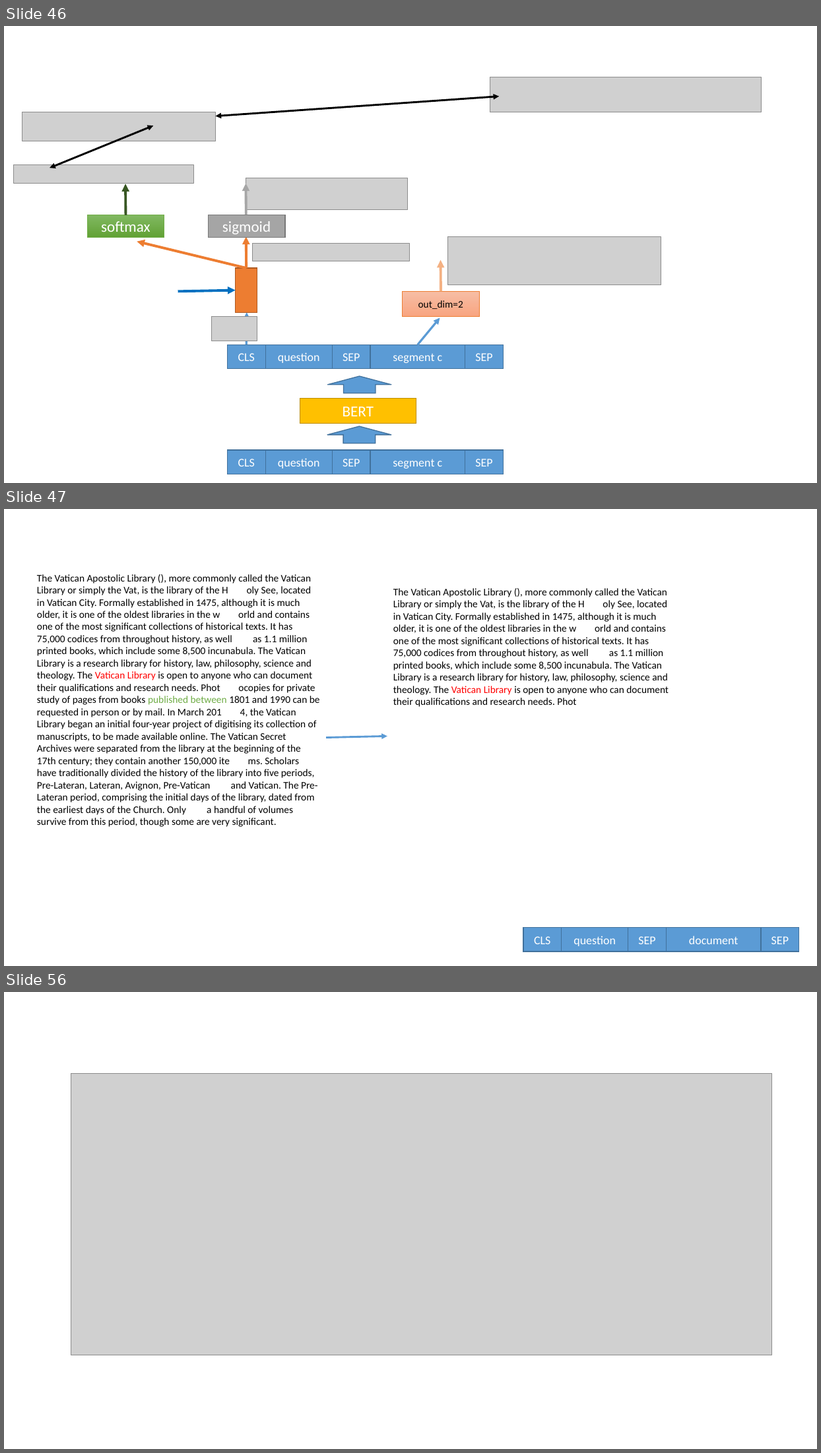
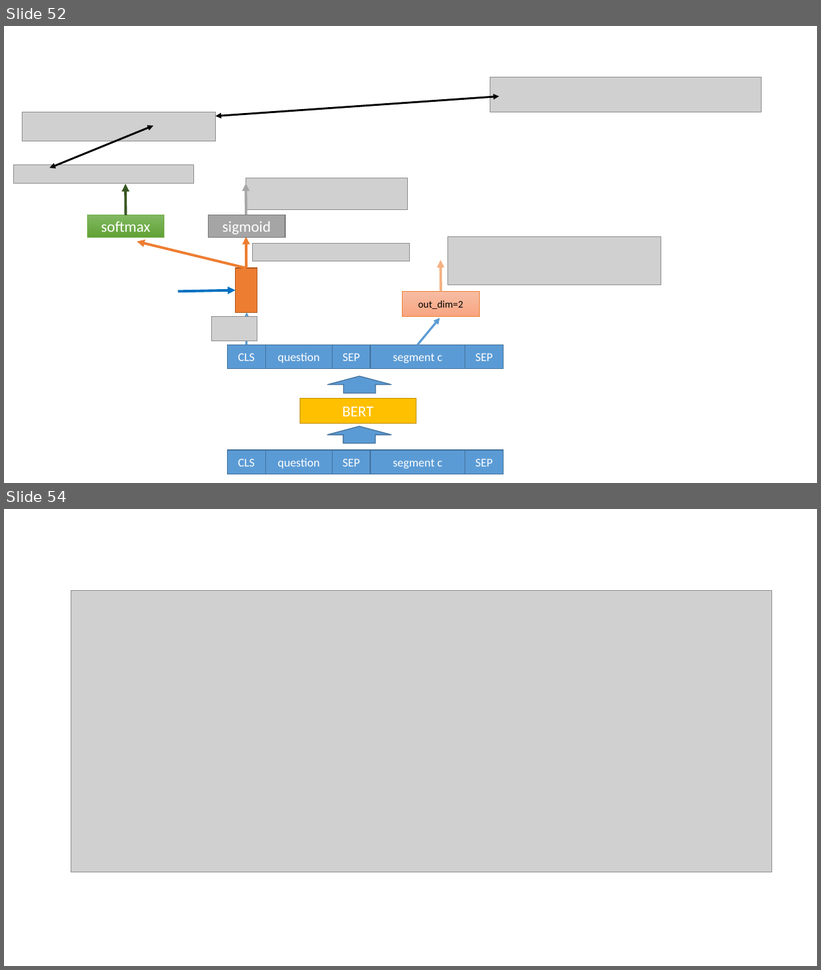
Before and after one commit to xhsun1997/rumor_project, a slide deck: 新建 PPT 演示文稿.ppt. Shown one above the other, each under a label of ours: slides 46, 47 and 56 before the commit, slides 52 and 54 after it; the slides between them are not shown. The pictures are 821x1453 and 821x970 pixels, drawn with LibreOffice and Linux fonts; fonts in the diff are those of the drawing; grey boxes stand for pictures. Boxes give left, top, right and bottom in pixels: in the first picture for what was removed or moved away, otherwise in the second. Text is boxed around its words. In the diff, an @@ line names an element or a change of style, - is before the commit and + after.

```diff
--- a/新建 PPT 演示文稿.ppt
+++ b/新建 PPT 演示文稿.ppt
@@ slide 47 removed at bbox=[4, 509, 817, 966], background #FFFFFF @@
@@ text removed at bbox=[37, 574, 320, 827] @@
-The Vatican Apostolic Library (), more commonly called the Vatican Library or simply the Vat, is the library of the H oly See, located in Vatican City. Formally established in 1475, although it is much older, it is one of the oldest libraries in the w orld and contains one of the most significant collections of historical texts. It has 75,000 codices from throughout history, as well as 1.1 million printed books, which include some 8,500 incunabula. The Vatican Library is a research library for history, law, philosophy, science and theology. The Vatican Library is open to anyone who can document their qualifications and research needs. Phot ocopies for private study of pages from books published between 1801 and 1990 can be requested in person or by mail. In March 201 4, the Vatican Library began an initial four-year project of digitising its collection of manuscripts, to be made available online. The Vatican Secret Archives were separated from the library at the beginning of the 17th century; they contain another 150,000 ite ms. Scholars have traditionally divided the history of the library into five periods, Pre-Lateran, Lateran, Avignon, Pre-Vatican and Vatican. The Pre-Lateran period, comprising the initial days of the library, dated from the earliest days of the Church. Only a handful of volumes survive from this period, though some are very significant.
@@ text removed at bbox=[393, 588, 669, 707] @@
-The Vatican Apostolic Library (), more commonly called the Vatican Library or simply the Vat, is the library of the H oly See, located in Vatican City. Formally established in 1475, although it is much older, it is one of the oldest libraries in the w orld and contains one of the most significant collections of historical texts. It has 75,000 codices from throughout history, as well as 1.1 million printed books, which include some 8,500 incunabula. The Vatican Library is a research library for history, law, philosophy, science and theology. The Vatican Library is open to anyone who can document their qualifications and research needs. Phot
@@ arrow removed from (326, 737) to (387, 736) @@
@@ rectangle removed at bbox=[523, 927, 562, 951] @@
-CLS
@@ rectangle removed at bbox=[561, 927, 628, 951] @@
-question
@@ rectangle removed at bbox=[628, 927, 666, 951] @@
-SEP
@@ rectangle removed at bbox=[666, 927, 761, 951] @@
-document
@@ rectangle removed at bbox=[761, 927, 799, 951] @@
-SEP
@@ what was slide 46 is now slide 52 @@
@@ what was slide 56 is now slide 54 @@
```
Also in this commit, not shown: 7 slides changed, 9 slides added, 15 other slides removed, 2 other files.
